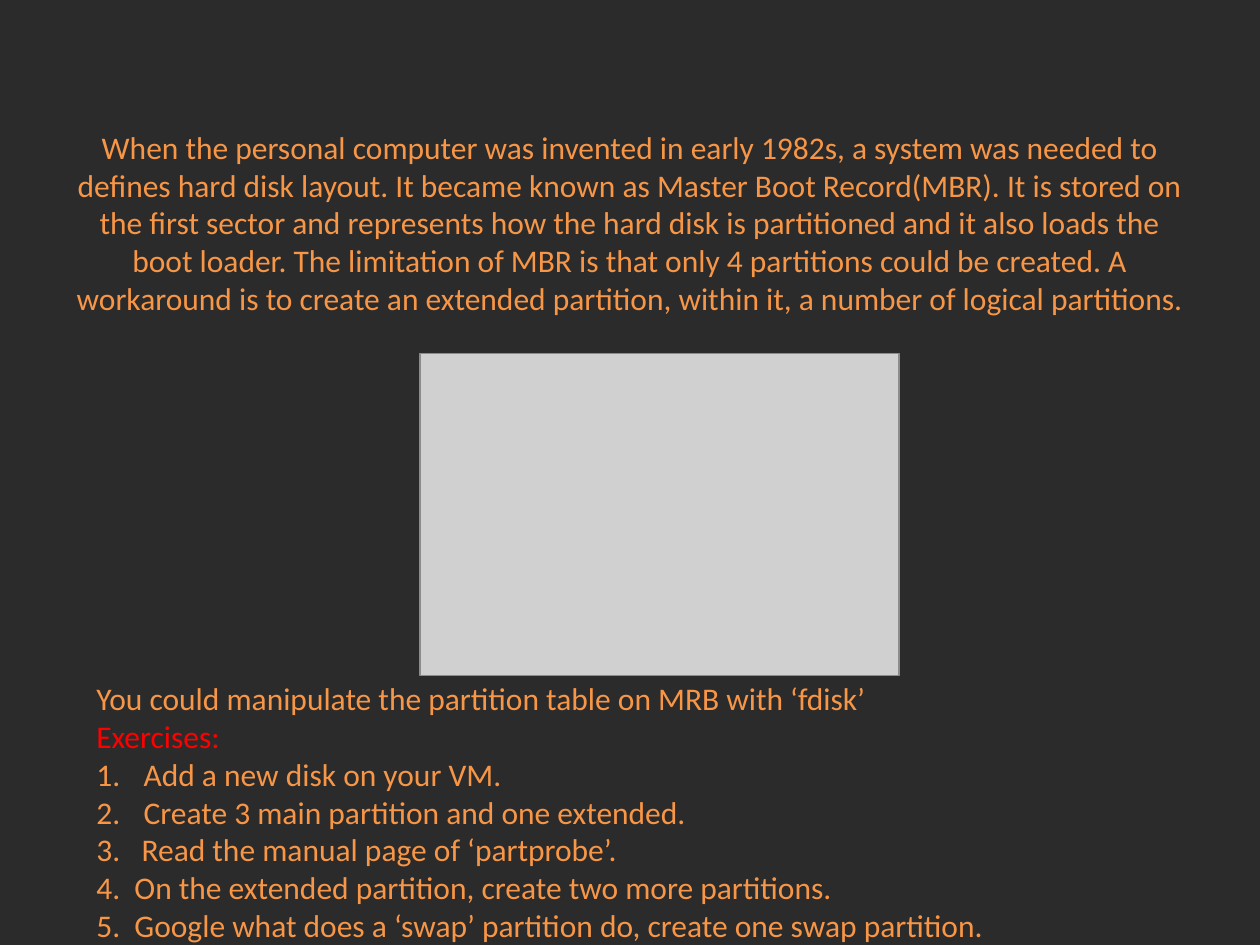
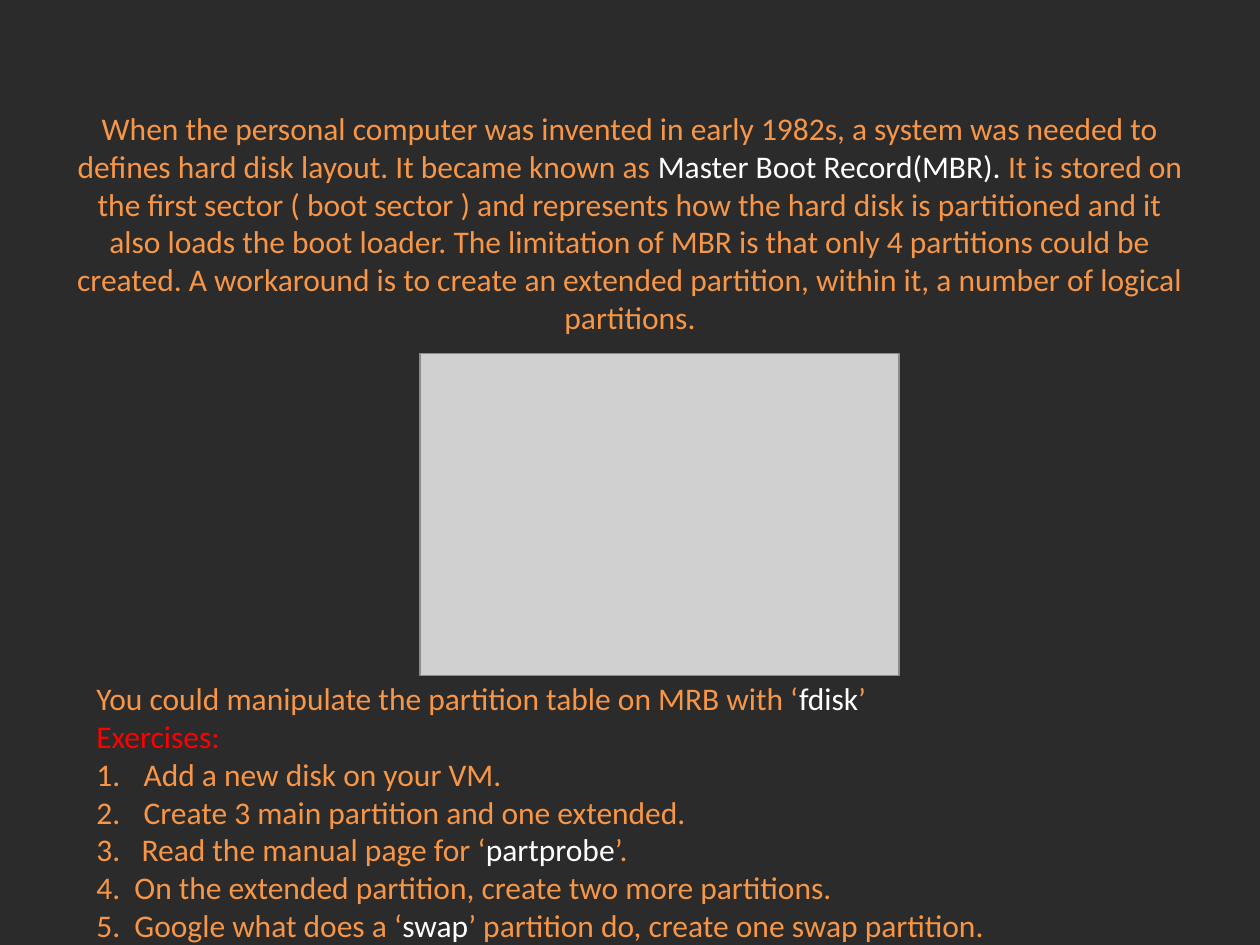
Before and after one commit to Academy-Soft-Intellect/Linux-Course, a slide deck: slide 3 of 08.Partitions_And_LVM_And_Filesystems/08-PartitionsLVMFileSystems.pptx. Drawn at 1260x945 pixels with LibreOffice and Linux fonts; fonts in the diff are those of the drawing; grey boxes stand for pictures; background and template pictures are left out; a plain dark background stands for a picture behind light text. Boxes give left, top, right and bottom in pixels: in the first picture for what was removed or moved away, otherwise in the second. Text is boxed around its words. In the diff, an @@ line names an element or a change of style, - is before the commit and + after.

```diff
--- a/08.Partitions_And_LVM_And_Filesystems/08-PartitionsLVMFileSystems.pptx
+++ b/08.Partitions_And_LVM_And_Filesystems/08-PartitionsLVMFileSystems.pptx
@@ title at bbox=[77, 118, 1182, 334]: text changed @@
-When the personal computer was invented in early 1982s, a system was needed to defines hard disk layout. It became known as Master Boot Record(MBR). It is stored on the first sector and represents how the hard disk is partitioned and it also loads the boot loader. The limitation of MBR is that only 4 partitions could be created. A workaround is to create an extended partition, within it, a number of logical partitions.
+When the personal computer was invented in early 1982s, a system was needed to defines hard disk layout. It became known as Master Boot Record(MBR). It is stored on the first sector ( boot sector ) and represents how the hard disk is partitioned and it also loads the boot loader. The limitation of MBR is that only 4 partitions could be created. A workaround is to create an extended partition, within it, a number of logical partitions.
@@ text at bbox=[96, 687, 984, 943]: text colour #F79646 to #FFFFFF in "‘fdisk’", "‘swap’" @@
@@ text at bbox=[96, 838, 628, 867]: text changed @@
-3. Read the manual page of ‘partprobe’.
+3. Read the manual page for ‘partprobe’.
```
Also in this commit, not shown: 10 other slides changed, 1 other file.
